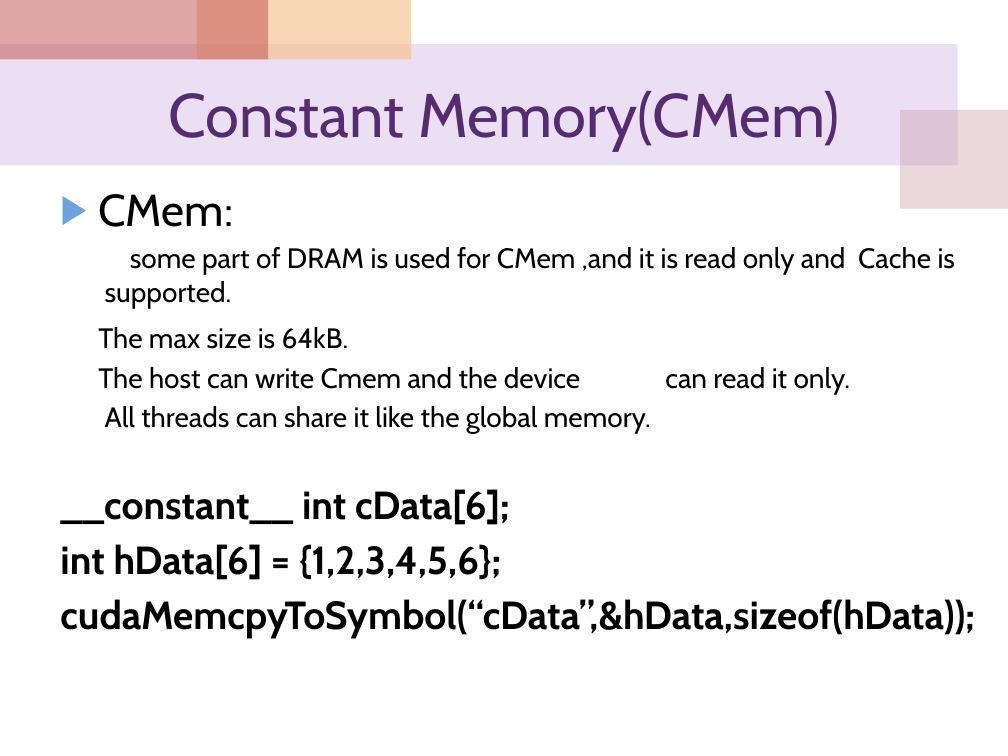
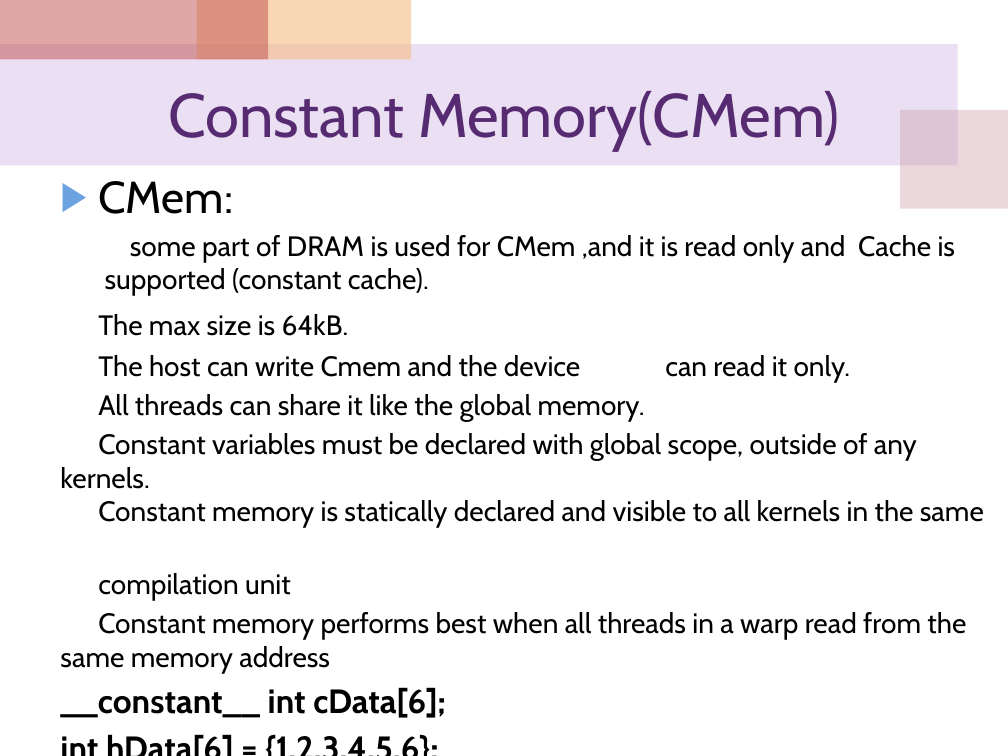
Before and after one commit to cocojk/major, a slide deck: slide 16 of gpu/EE817 Lecture 5 CUDA Memory Architecture.pptx. Drawn at 1008x756 pixels with LibreOffice and Linux fonts; fonts in the diff are those of the drawing. Boxes give left, top, right and bottom in pixels: in the first picture for what was removed or moved away, otherwise in the second. Text is boxed around its words. In the diff, an @@ line names an element or a change of style, - is before the commit and + after.

```diff
--- a/gpu/EE817 Lecture 5 CUDA Memory Architecture.pptx
+++ b/gpu/EE817 Lecture 5 CUDA Memory Architecture.pptx
@@ text "CMem:": place and size @@
-text "CMem:" at (60,194,975,639)
+text "CMem:" at (60,181,984,673)
@@ text "CMem:" at (60,181,984,673): size 28 to 24 pt in "__constant__ int cData[6];", "int hData[6] = {1,2,3,4,5,6};", "cudaMemcpyToSymbol(“cData”,&hData,sizeof(hData));" @@
@@ text at (105,235,956,296): text changed @@
-  some part of DRAM is used for CMem ,and it is read only and Cache is supported.
+  some part of DRAM is used for CMem ,and it is read only and Cache is supported (constant cache).
@@ text at (60,433,984,673): paragraphs added @@
+Constant variables must be declared with global scope, outside of any kernels.
+Constant memory is statically declared and visible to all kernels in the same
+compilation unit
+Constant memory performs best when all threads in a warp read from the same memory address
```
Also in this commit, not shown: 12 other slides changed, 6 slides added, 2 other files.
